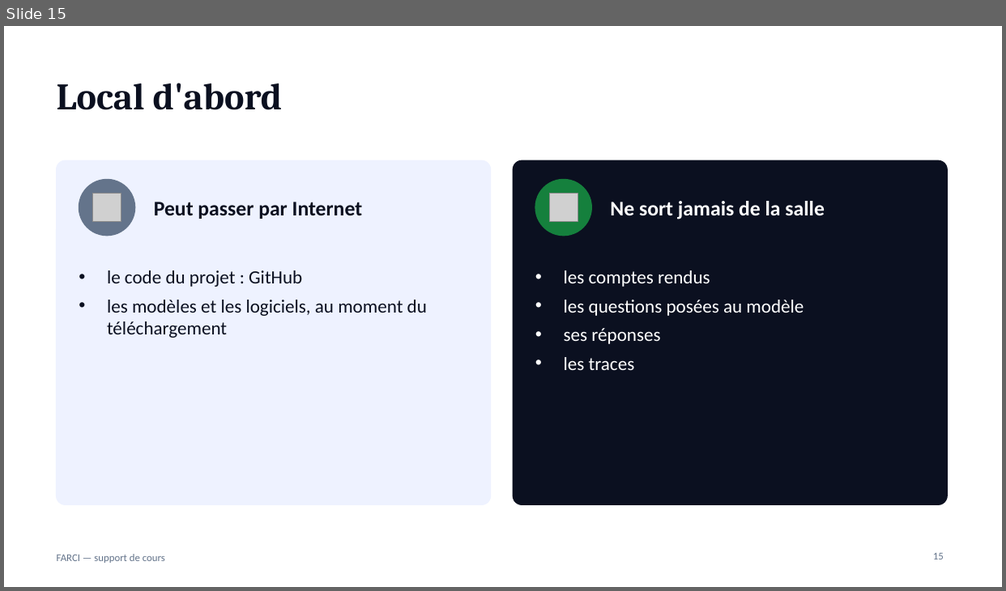
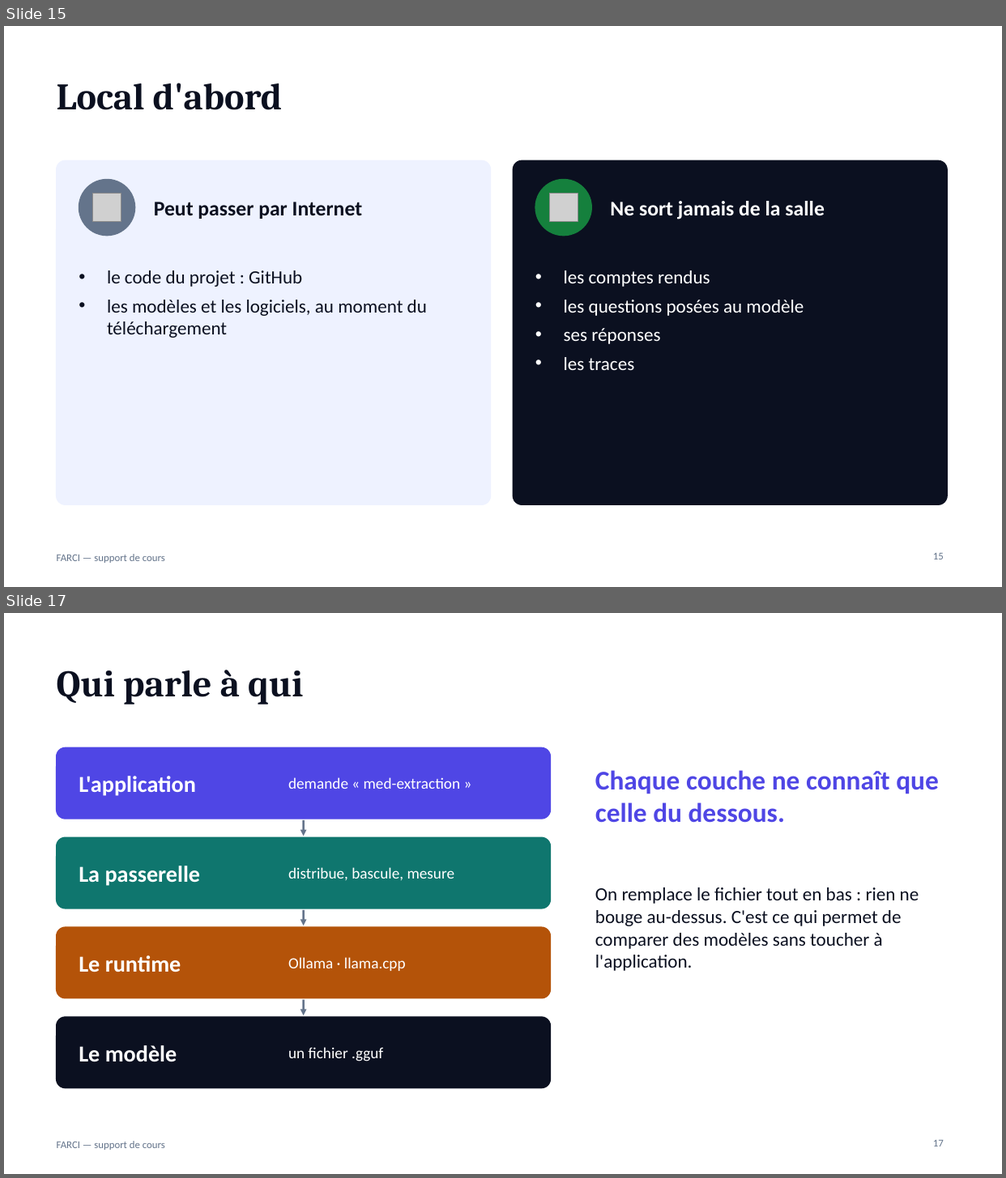
Before and after one commit to jdanion/FARCI, a slide deck: docs/support/FARCI-support-de-cours.pptx. Shown one above the other, each under a label of ours: slide 15 before the commit, slides 15 and 17 after it; the slides between them are not shown. The pictures are 1006x591 and 1006x1178 pixels, drawn with LibreOffice and Linux fonts; fonts in the diff are those of the drawing; grey boxes stand for pictures. Boxes give left, top, right and bottom in pixels: in the first picture for what was removed or moved away, otherwise in the second. Text is boxed around its words. In the diff, an @@ line names an element or a change of style, - is before the commit and + after.

```diff
--- a/docs/support/FARCI-support-de-cours.pptx
+++ b/docs/support/FARCI-support-de-cours.pptx
@@ slide 17 added at (x1=4, y1=613, x2=1002, y2=1174), background #FFFFFF; not listed: 1 template element that a slide beside it also shows @@
@@ title added at (x1=57, y1=670, x2=303, y2=705), 36 pt, text #0B1020, bold @@
+Qui parle à qui
@@ rounded rectangle added at (x1=57, y1=747, x2=551, y2=819), fill #4F46E5, outline #4F46E5 1 pt @@
@@ text added at (x1=79, y1=776, x2=196, y2=796), 22 pt, text #FFFFFF, bold @@
+L'application
@@ text added at (x1=288, y1=777, x2=461, y2=789), 15 pt, text #FFFFFF @@
+demande « med-extraction »
@@ text added at (x1=595, y1=770, x2=939, y2=822), 26 pt, text #4F46E5, bold @@
+Chaque couche ne connaît que celle du dessous.
@@ arrow added from (304, 820) to (304, 836), #64748B 2 pt @@
@@ rounded rectangle added at (x1=57, y1=837, x2=551, y2=909), fill #0F766E, outline #0F766E 1 pt @@
@@ text added at (x1=79, y1=866, x2=201, y2=886), 22 pt, text #FFFFFF, bold @@
+La passerelle
@@ text added at (x1=288, y1=867, x2=455, y2=881), 15 pt, text #FFFFFF @@
+distribue, bascule, mesure
@@ text added at (x1=595, y1=888, x2=919, y2=971), 18 pt, text #0B1020 @@
+On remplace le fichier tout en bas : rien ne bouge au-dessus. C'est ce qui permet de comparer des modèles sans toucher à l'application.
@@ rounded rectangle added at (x1=57, y1=927, x2=551, y2=999), fill #B45309, outline #B45309 1 pt @@
@@ arrow added from (304, 910) to (304, 926), #64748B 2 pt @@
@@ text added at (x1=79, y1=956, x2=181, y2=973), 22 pt, text #FFFFFF, bold @@
+Le runtime
@@ text added at (x1=288, y1=957, x2=406, y2=971), 15 pt, text #FFFFFF @@
+Ollama · llama.cpp
@@ arrow added from (304, 1000) to (304, 1016), #64748B 2 pt @@
@@ rounded rectangle added at (x1=57, y1=1017, x2=551, y2=1088), fill #0B1020, outline #0B1020 1 pt @@
@@ text added at (x1=79, y1=1046, x2=177, y2=1063), 22 pt, text #FFFFFF, bold @@
+Le modèle
@@ text added at (x1=288, y1=1047, x2=383, y2=1062), 15 pt, text #FFFFFF @@
+un fichier .gguf
@@ page number added at (x1=933, y1=1140, x2=944, y2=1147), 10 pt, text #64748B @@
+17
```
Also in this commit, not shown: 3 slides changed, 21 other slides added, 4 other files.
